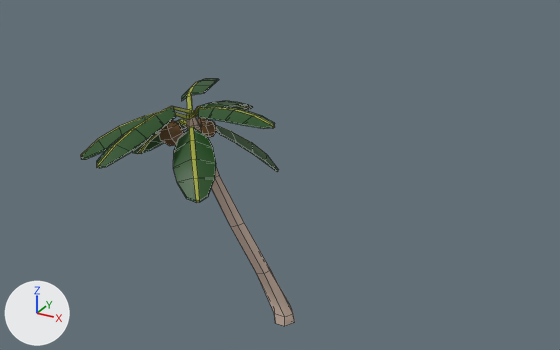
The Blender file SourceAssets/TreesAndBushes/coconutPalm/CoconutPalmCollection.blend as it was, and as the next commit left it.
The view is the same before and after, from a camera (50 mm lens) standing at (1.61, -2.98, 2.3) and looking at (-0.05, 0.04, 0.79). Arrows for +X, +Y and +Z are at lower left; the lights stay in place. The first picture is the older version. Mesh edges are drawn as thin lines.

The scene before the commit, as lines of its bpy script (objects in view):
```python
me_bsurfacemesh_002 = bpy.data.meshes.new('BSurfaceMesh.002')
me_bsurfacemesh_002.from_pydata(...)  # 471 vertices, 461 faces; spans x -0.467..0.509, y -0.509..0.416, z 0.0..1.148
me_bsurfacemesh_002.polygons.foreach_set('use_smooth', [True] * 461)
me_bsurfacemesh_002.materials.append(mat_material)  # picture img_colorpalette_png_002
me_bsurfacemesh_004 = bpy.data.meshes.new('BSurfaceMesh.004')
me_bsurfacemesh_004.from_pydata(...)  # 477 vertices, 467 faces; spans x -0.226..0.833, y -0.525..0.442, z 0.0..1.169
me_bsurfacemesh_004.polygons.foreach_set('use_smooth', [True] * 467)
me_bsurfacemesh_004.materials.append(mat_material)  # picture img_colorpalette_png_002
me_bsurfacemesh_007 = bpy.data.meshes.new('BSurfaceMesh.007')
me_bsurfacemesh_007.from_pydata(...)  # 471 vertices, 461 faces; spans x -0.995..0.057, y -0.619..0.598, z 0.0..1.111
me_bsurfacemesh_007.polygons.foreach_set('use_smooth', [True] * 461)
me_bsurfacemesh_007.materials.append(mat_material)  # picture img_colorpalette_png_002
ob_palmtopmidpoly01 = bpy.data.objects.new('PalmTopMidPoly01', me_bsurfacemesh_002)
ob_palmtopmidpoly01.location = (0.0, 0.0, 0.0)
ob_palmtopmidpoly01.hide_set(True)
ob_palmtopmidpoly_001 = bpy.data.objects.new('PalmTopMidPoly.001', me_bsurfacemesh_004)
ob_palmtopmidpoly_001.location = (0.0, 0.0, 0.0)
ob_palmtopmidpoly_001.hide_set(True)
ob_palmtopmidpoly_002 = bpy.data.objects.new('PalmTopMidPoly.002', me_bsurfacemesh_007)
ob_palmtopmidpoly_002.location = (0.0, 0.0, 0.0)
```
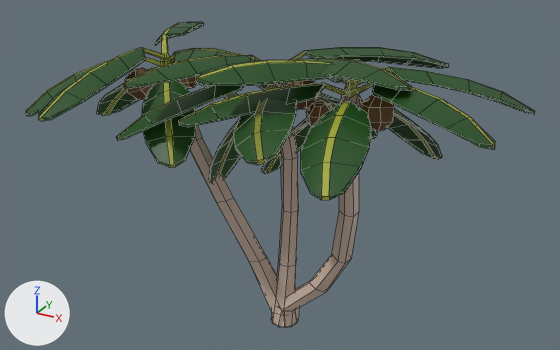
What changed in the scene script:
```text
Change me_bsurfacemesh_002:
    used by ob_palmtopmidpoly01; location = (0.0, 0.0, 0.0)
    remove me_bsurfacemesh_002.from_pydata(...)  # 471 vertices, 461 faces; spans x -0.467..0.509, y -0.509..0.416, z 0.0..1.148
    add me_bsurfacemesh_002.from_pydata(...)  # 471 vertices, 461 faces; spans x -0.584..0.637, y -0.637..0.52, z 0.0..1.435
    me_bsurfacemesh_002 part 1: the whole mesh is scaled about the mesh origin by 1.25
Change me_bsurfacemesh_004:
    used by ob_palmtopmidpoly_001; location = (0.0, 0.0, 0.0)
    remove me_bsurfacemesh_004.from_pydata(...)  # 477 vertices, 467 faces; spans x -0.226..0.833, y -0.525..0.442, z 0.0..1.169
    add me_bsurfacemesh_004.from_pydata(...)  # 477 vertices, 467 faces; spans x -0.283..1.042, y -0.656..0.552, z 0.0..1.461
    me_bsurfacemesh_004 part 2: the whole mesh is scaled about the mesh origin by 1.25
Change me_bsurfacemesh_007:
    used by ob_palmtopmidpoly_002; location = (0.0, 0.0, 0.0)
    remove me_bsurfacemesh_007.from_pydata(...)  # 471 vertices, 461 faces; spans x -0.995..0.057, y -0.619..0.598, z 0.0..1.111
    add me_bsurfacemesh_007.from_pydata(...)  # 471 vertices, 461 faces; spans x -1.244..0.072, y -0.774..0.748, z 0.0..1.389
    me_bsurfacemesh_007 part 3: the whole mesh is scaled about the mesh origin by 1.25
Change ob_palmtopmidpoly01:
    remove ob_palmtopmidpoly01.hide_set(True)
Change ob_palmtopmidpoly_001:
    remove ob_palmtopmidpoly_001.hide_set(True)
```

Boxes (x1, y1, x2, y2) around the edits, measured in the pictures (560 x 350 px):
'PalmTopMidPoly.001', shown (green)
    after: (179, 60, 535, 327)
'PalmTopMidPoly.002', rescaled (26% wider, 24% taller)
    before: (80, 79, 295, 326)
    after: (25, 22, 297, 328)
'PalmTopMidPoly01', shown
    after: (116, 47, 449, 328)
